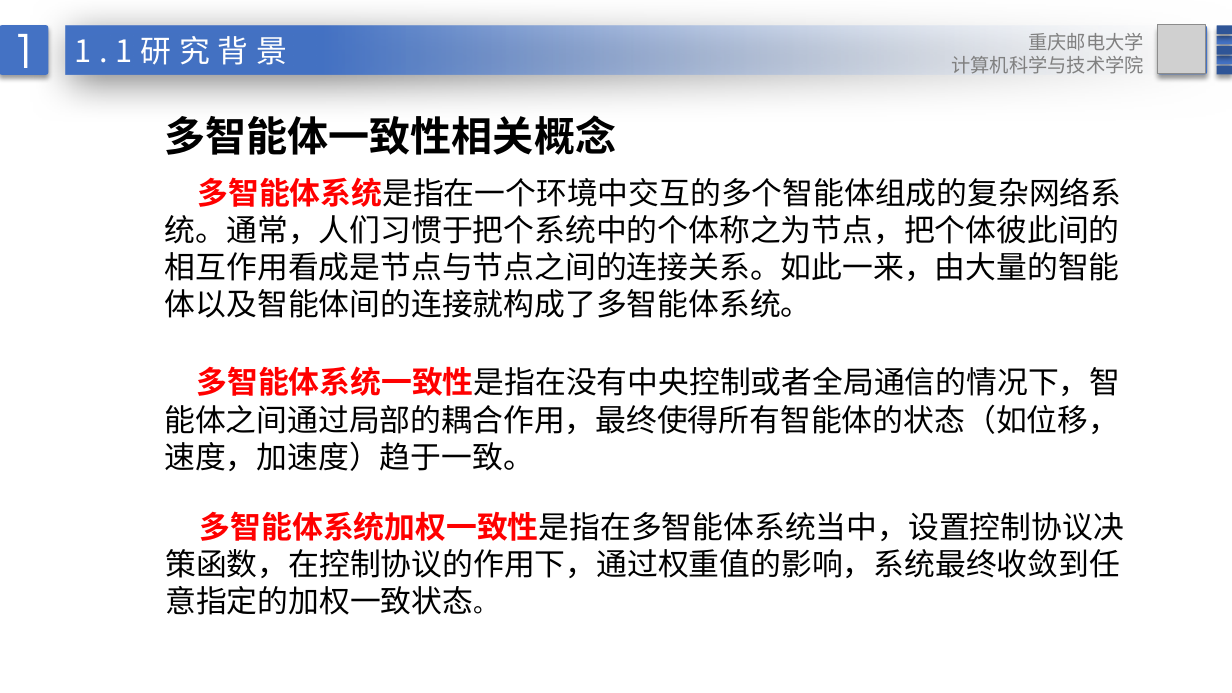
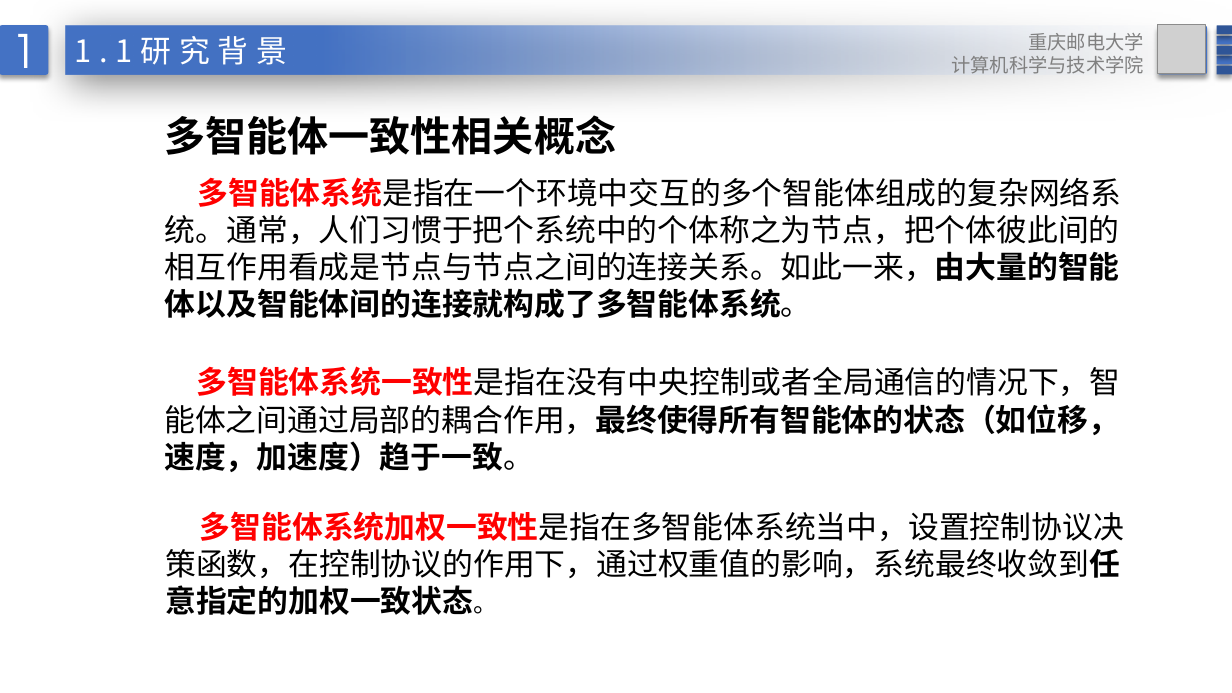
Before and after one commit to DotGeng/graduation, a slide deck: slide 7 of 耿玉坤答辩ppt.pptx. Drawn at 1232x693 pixels with LibreOffice and Linux fonts; fonts in the diff are those of the drawing; grey boxes stand for pictures; background and template pictures are left out. Boxes give left, top, right and bottom in pixels: in the first picture for what was removed or moved away, otherwise in the second. Text is boxed around its words. In the diff, an @@ line names an element or a change of style, - is before the commit and + after.

```diff
--- a/耿玉坤答辩ppt.pptx
+++ b/耿玉坤答辩ppt.pptx
@@ text "多智能体系统是指在一个环境中交互的多个智能体组成的复杂网络系统。通常，人们习惯于把个系统中的个体称之为节点，把个体彼此间 ..." at (165,177,1122,318): bold on in "多智能体系统是指在一个环境中交互的多个智能体组成的复杂网络系统。通常，人们习惯于把个系统中的个体称之为节点，把个体彼此间 ..." @@
@@ text "多智能体系统一致性是指在没有中央控制或者全局通信的情况下，智能体之间通过局部的耦合作用，最终使得所有智能体的状态（如位移 ..." at (164,366,1121,472): bold on in "多智能体系统一致性是指在没有中央控制或者全局通信的情况下，智能体之间通过局部的耦合作用，最终使得所有智能体的状态（如位移 ..." @@
@@ text "多智能体系统加权一致性是指在多智能体系统当中，设置控制协议决策函数，在控制协议的作用下，通过权重值的影响，系统最终收敛到 ..." at (165,511,1124,615): bold on in "多智能体系统加权一致性是指在多智能体系统当中，设置控制协议决策函数，在控制协议的作用下，通过权重值的影响，系统最终收敛到 ..." @@
```
Also in this commit, not shown: 16 other slides changed, 1 slide added, 3 other files.
